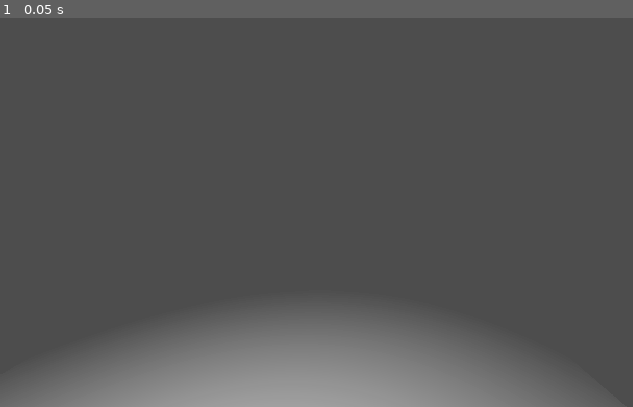
Above: before the commit, frame 1.
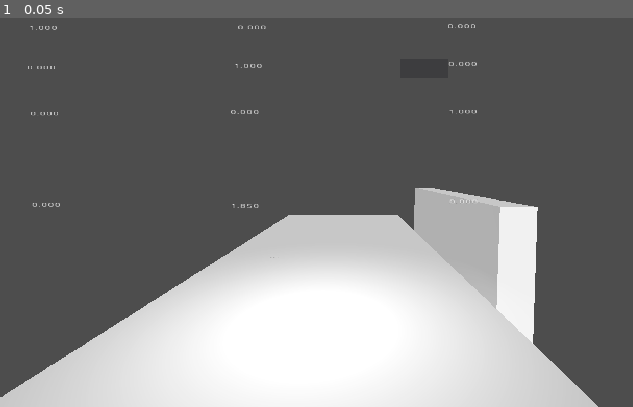
Above: after the commit, the same moment.

Repository: deividasovs/VR_Furniture_Shop
Game: Godot game, scene res://World.tscn
The game is run twice, just before and just after one commit, with the same random seed, the same clock (stepped at 60 frames per second) and the same inputs.
Inputs:
- Up to frame 1 (0.05 s): no input

The runs differ from the first frame. In frame 1, 33% of the frame differs, in the area x 0-95%, y 1-100%.

Commit message:
Working movement

Diff:
--- /dev/null
+++ b/Scripts/VRDebugHUD.gd
@@ -0,0 +1,35 @@
+extends Control
+
+export var enabled = true;
+
+var format = "%10.3f"	#display up to 10 digits, with 3 digits behind comma
+
+func _ready():
+	if (enabled):
+		visible = true
+	else:
+		visible = false
+
+func displayHUD(transform):
+	# labels for Basis and Origin
+	$BasisLabel.set_text("Basis")
+	$OriginLabel.set_text("Origin")
+	# data
+	if (transform is Transform):
+		# Basis data
+		$BasisLabel/X_X.set_text(str(format % transform.basis.x.x))
+		$BasisLabel/X_Y.set_text(str(format % transform.basis.x.y))
+		$BasisLabel/X_Z.set_text(str(format % transform.basis.x.z))
+		$BasisLabel/Y_X.set_text(str(format % transform.basis.y.x))
+		$BasisLabel/Y_Y.set_text(str(format % transform.basis.y.y))
+		$BasisLabel/Y_Z.set_text(str(format % transform.basis.y.z))
+		$BasisLabel/Z_X.set_text(str(format % transform.basis.z.x))
+		$BasisLabel/Z_Y.set_text(str(format % transform.basis.z.y))
+		$BasisLabel/Z_Z.set_text(str(format % transform.basis.z.z))
+		#Origin data
+		$OriginLabel/Origin_X.set_text(str(format % transform.origin.x))
+		$OriginLabel/Origin_Y.set_text(str(format % transform.origin.y))
+		$OriginLabel/Origin_Z.set_text(str(format % transform.origin.z))
+
+func setStatus(statusText):
+	$Status.set_text(statusText)
--- /dev/null
+++ b/Scripts/VRPlayerLocomotion.gd
@@ -0,0 +1,50 @@
+extends ARVROrigin
+
+onready var hud = $VRDebugHUD
+export var speed = 0.1
+
+# Called when the node enters the scene tree for the first time.
+func _ready():
+	# display available interfaces (debug only: can be deleted later)
+	var noInterfaces = ARVRServer.get_interface_count()
+	var interfaces = ARVRServer.get_interfaces()
+	for i in noInterfaces:
+		print(interfaces[i])
+	# find mobile interfaces
+	var arvr_interface = ARVRServer.find_interface("Native mobile");
+	# initialise the interface
+	if (arvr_interface and arvr_interface.initialize()):
+		get_viewport().arvr = true
+		get_viewport().hdr = false
+
+func _physics_process(delta):
+	# call HUD to display data
+	if hud.enabled:
+		hud.displayHUD(ARVRServer.get_hmd_transform())
+
+	# y-value of the Y-axis of the basis vector is needed to determine if VRPlayer looks down (or up)
+	# specifically, the value decreases below 0 when the player looks down
+	var y_value = ARVRServer.get_hmd_transform().basis.y.y
+	# y-value of the Z-axis of the basis vector is needed to determine if VRPlayer looks down (or up)
+	# specifically, if this value increases above 0.4 (with y_value below 1) then the player looks down (below level)
+	# alternatively, if this value descreases below 0.4 (with y-value below 1) then the player looks upward (above level)
+	var z_value = ARVRServer.get_hmd_transform().basis.z.y
+
+	# determines the currently facing direction -- needed later for moving in that direction
+	var direction = Vector3(
+		ARVRServer.get_hmd_transform().basis.z.x,
+		0,
+		ARVRServer.get_hmd_transform().basis.z.z)
+
+	# check on angle and decide how to move (using direction vector above)
+	if (y_value < 0.9 && z_value > 0.4):
+		# VRPlayer is looking downward (below level)
+		hud.setStatus("Forward")
+		translate(direction * speed)
+	elif (y_value < 0.9 && z_value < 0.4):
+		# VRPlayer is looking upward (above level)
+		hud.setStatus("Backward")
+		translate(-direction * speed)
+	else:
+		# VRPlayer is neighter looking up or down
+		hud.setStatus("...")
--- /dev/null
+++ b/VRDebugHUD.tscn
@@ -0,0 +1,128 @@
+[gd_scene load_steps=4 format=2]
+
+[ext_resource path="res://Redkost Comic.otf" type="DynamicFontData" id=1]
+[ext_resource path="res://Scripts/VRDebugHUD.gd" type="Script" id=2]
+
+[sub_resource type="DynamicFont" id=1]
+size = 80
+font_data = ExtResource( 1 )
+
+[node name="VRDebugHUD" type="Control"]
+margin_left = 7.0
+margin_top = 116.0
+margin_right = 1027.0
+margin_bottom = 196.0
+size_flags_horizontal = 3
+size_flags_vertical = 3
+script = ExtResource( 2 )
+
+[node name="BasisLabel" type="Label" parent="."]
+margin_left = 2.0
+margin_top = 1.0
+margin_right = 1017.0
+margin_bottom = 86.0
+custom_fonts/font = SubResource( 1 )
+text = "HMD Translate"
+
+[node name="X_X" type="Label" parent="BasisLabel"]
+margin_left = 5.0
+margin_top = 95.0
+margin_right = 166.0
+margin_bottom = 180.0
+text = "X_X"
+
+[node name="X_Y" type="Label" parent="BasisLabel"]
+margin_left = 262.0
+margin_top = 94.0
+margin_right = 417.0
+margin_bottom = 179.0
+text = "X_Y"
+
+[node name="X_Z" type="Label" parent="BasisLabel"]
+margin_left = 520.0
+margin_top = 91.0
+margin_right = 682.0
+margin_bottom = 176.0
+text = "X_Z"
+
+[node name="Y_X" type="Label" parent="BasisLabel"]
+margin_left = 3.0
+margin_top = 193.0
+margin_right = 158.0
+margin_bottom = 278.0
+text = "Y_X"
+
+[node name="Y_Y" type="Label" parent="BasisLabel"]
+margin_left = 257.0
+margin_top = 189.0
+margin_right = 406.0
+margin_bottom = 274.0
+text = "Y_Y"
+
+[node name="Y_Z" type="Label" parent="BasisLabel"]
+margin_left = 521.0
+margin_top = 184.0
+margin_right = 683.0
+margin_bottom = 269.0
+text = "Y_Z"
+
+[node name="Z_X" type="Label" parent="BasisLabel"]
+margin_left = 7.0
+margin_top = 306.0
+margin_right = 160.0
+margin_bottom = 391.0
+text = "Z_X"
+
+[node name="Z_Y" type="Label" parent="BasisLabel"]
+margin_left = 253.0
+margin_top = 302.0
+margin_right = 400.0
+margin_bottom = 387.0
+text = "Z_Y"
+
+[node name="Z_Z" type="Label" parent="BasisLabel"]
+margin_left = 521.0
+margin_top = 301.0
+margin_right = 683.0
+margin_bottom = 386.0
+text = "Z_Z"
+
+[node name="OriginLabel" type="Label" parent="."]
+margin_left = 17.0
+margin_top = 424.0
+margin_right = 1032.0
+margin_bottom = 509.0
+custom_fonts/font = SubResource( 1 )
+text = "HMD Origin"
+
+[node name="Origin_X" type="Label" parent="OriginLabel"]
+margin_left = -6.0
+margin_top = 108.0
+margin_right = 155.0
+margin_bottom = 193.0
+text = "X"
+
+[node name="Origin_Y" type="Label" parent="OriginLabel"]
+margin_left = 238.0
+margin_top = 111.0
+margin_right = 399.0
+margin_bottom = 196.0
+text = "Y"
+
+[node name="Origin_Z" type="Label" parent="OriginLabel"]
+margin_left = 507.0
+margin_top = 100.0
+margin_right = 668.0
+margin_bottom = 185.0
+text = "Z"
+
+[node name="Status" type="Label" parent="."]
+margin_left = 96.0
+margin_top = 658.0
+margin_right = 564.0
+margin_bottom = 743.0
+text = "..."
+align = 1
+__meta__ = {
+"_editor_description_": "Label that states what the VR Player is currently doing."
+}
--- a/VRPlayer.tscn
+++ b/VRPlayer.tscn
@@ -1,8 +1,14 @@
-[gd_scene load_steps=2 format=2]
+[gd_scene load_steps=4 format=2]
 
-[ext_resource path="res://VRPlayer.gd" type="Script" id=1]
+[ext_resource path="res://Scripts/VRPlayerLocomotion.gd" type="Script" id=1]
+[ext_resource path="res://VRDebugHUD.tscn" type="PackedScene" id=2]
+[ext_resource path="res://VRReticleHUD.tscn" type="PackedScene" id=3]
 
 [node name="VRPlayer" type="ARVROrigin"]
 script = ExtResource( 1 )
 
 [node name="ARVRCamera" type="ARVRCamera" parent="."]
+
+[node name="VRDebugHUD" parent="." instance=ExtResource( 2 )]
+
+[node name="Control" parent="." instance=ExtResource( 3 )]
--- /dev/null
+++ b/VRReticleHUD.tscn
@@ -0,0 +1,28 @@
+[gd_scene format=2]
+
+[node name="Control" type="Control"]
+anchor_right = 1.0
+anchor_bottom = 1.0
+
+[node name="ReticleOff" type="Panel" parent="."]
+visible = false
+modulate = Color( 1, 0.12549, 0.12549, 0.368627 )
+anchor_left = 0.512
+anchor_top = 0.533
+anchor_right = 0.512
+anchor_bottom = 0.533
+margin_left = -31.288
+margin_top = -24.8
+margin_right = 27.712
+margin_bottom = 22.2
+
+[node name="ReticleActive" type="Panel" parent="."]
+modulate = Color( 1, 1, 1, 0.419608 )
+anchor_left = 0.512
+anchor_top = 0.533
+anchor_right = 0.512
+anchor_bottom = 0.533
+margin_left = -32.368
+margin_top = -24.549
+margin_right = 26.632
+margin_bottom = 22.451
--- a/World.tscn
+++ b/World.tscn
@@ -8,10 +8,19 @@
 transform = Transform( 1, 0, 0, 0, 1, 0, 0, 0, 1, 0.312963, 1.02821, -0.0195258 )
 
 [node name="CSGBox" type="CSGBox" parent="."]
-transform = Transform( 1, 0, 0, 0, 1, 0, 0, 0, 1, 0, 0.366391, -1.07463 )
+transform = Transform( 1, 0, 0, 0, 1, 0, 0, 0, 1, 0, 0.102673, -4.29737 )
+width = 3.37763
+height = 0.400474
+depth = 9.92379
+
+[node name="CSGBox" type="CSGBox" parent="CSGBox"]
+transform = Transform( 0.0170161, -0.999855, 0, 0.999855, 0.0170161, 0, 0, 0, 1, 2.07197, 0.366391, -1.07463 )
 width = 3.37763
 height = 0.400474
 depth = 4.41205
 
 [node name="SpotLight" type="SpotLight" parent="."]
-transform = Transform( 1, 0, 0, 0, 0.228045, 0.973651, 0, -0.973651, 0.228045, 0, 2.3983, 0 )
+transform = Transform( 1, 0, 0, 0, 0.228045, 0.973651, 0, -0.973651, 0.228045, 0, 2.3983, -2.16179 )
+
+[node name="DirectionalLight" type="DirectionalLight" parent="."]
+transform = Transform( 0.920068, 0.192995, -0.340923, 0, 0.870235, 0.492636, 0.391759, -0.453259, 0.800676, -4.29388, 2.98146, -0.148669 )
Renamed: VRPlayer.gd -> Scripts/VRPlayer.gd
Not shown, changed: .DS_Store
Not shown, added: .gitignore
Not shown, added: Scripts/.DS_Store
